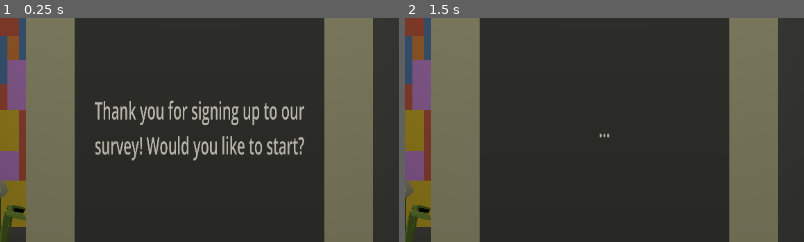
Above: before the commit, frames 1-2 (left to right).
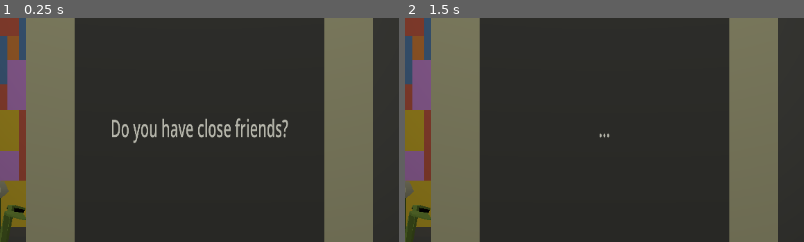
Above: after the commit, the same moments.

Repository: 69ShadesOfPeanut/Practice-Jam-3
Game: Godot game, scene res://Scenes/office.tscn
The game is run twice, just before and just after one commit, with the same random seed, the same clock (stepped at 60 frames per second) and the same inputs.
Inputs:
- Up to frame 1 (0.25 s): no input
- Up to frame 2 (1.5 s): click "Yes" at 0.5 s; tap Enter at 1.25 s
The pictures show only the part of the screen within x 25-75%, y 13-63%; the shares and areas given below are measured in that part.

The runs differ from the first frame. In frame 1, 5.1% of the frame differs, in the area x 23-77%, y 36-64%; in frame 2, nothing differs.

Commit message:
Question 10 event
Added event for question 10

Diff:
--- a/Scenes/office.tscn
+++ b/Scenes/office.tscn
@@ -35,6 +35,11 @@
 
 [node name="DirectionalLight3D" type="DirectionalLight3D" parent="."]
 visible = false
+
+[node name="3DAudio" type="AudioStreamPlayer3D" parent="."]
+unique_name_in_owner = true
+transform = Transform3D(1, 0, 0, 0, 1, 0, 0, 0, 1, 0.407545, 0.857933, 2.28105)
+unit_size = 0.8
 
 [node name="Level" type="Node3D" parent="."]
 
@@ -118,10 +123,11 @@
 grow_horizontal = 2
 grow_vertical = 0
 script = ExtResource("7_u6eov")
+CurrentQuestion = 8
 ButtonClickSound = ExtResource("9_a0b7e")
 KnockingSound = ExtResource("10_ilr6g")
 SwitchOff = ExtResource("11_24fp6")
-Questions = PackedStringArray("Thank you for signing up to our survey! Would you like to start?", "Are you happy today?", "Are you happy with your life?", "Are you happy with your living situation?", "Are you alert?", "Are you satisfied with your job?", "Do you fall asleep easily?", "Do you eat breakfast?", "Do you have close friends?", "Are you aware of where you are?", "Do you recognise the person behind you?")
+Questions = PackedStringArray("Thank you for signing up to our survey! Would you like to start? (Answering the survey in fullscreen is recommended)", "Are you happy today?", "Are you happy with your life?", "Are you happy with your living situation?", "Are you alert?", "Are you satisfied with your job?", "Do you fall asleep easily?", "Do you eat breakfast?", "Do you have close friends?", "Are you aware of where you are?", "Do you recognise the person behind you?", "End of playtest, please exit the game")
 
 [node name="Button" type="Button" parent="UI/Buttons"]
 layout_mode = 2
--- a/Scripts/Buttons.gd
+++ b/Scripts/Buttons.gd
@@ -2,10 +2,12 @@
 extends HBoxContainer
 
 # Vars
-var CurrentQuestion : int = 0
+@export var CurrentQuestion : int = 0
 # Stats
 var GoodScore : int
 var BadScore : int
+# Resources
+const OFFICE_DOOR_CLOSE_001 = preload("res://Sounds/Office Door Close-001.wav")
 # Exports
 @export var ButtonClickSound : Resource
 @export var KnockingSound : Resource
@@ -18,6 +20,7 @@
 @onready var Button2 : Button = get_node("Button2")
 @onready var ProgressBarNode : ProgressBar = ScreenNode.get_node("%ProgressBar")
 @onready var CeilingLight : OmniLight3D = get_node("%CeilingLight")
+@onready var Audio3D : AudioStreamPlayer3D = get_node("%3DAudio")
 
 
 # Sets the first question into motion
@@ -35,6 +38,8 @@
 		if Result == "No":
 			ScreenText.set_text("You have no free will")
 			await get_tree().create_timer(0.2).timeout
+	elif  CurrentQuestion == 10:
+		await Question10Event()
 	else:
 		if Result == "Yes":
 			GoodScore += 1
@@ -51,7 +56,7 @@
 	Button2.disabled = true
 
 	# Check question for events
-	await QuestionCheck()
+	await QuestionCheck(Result)
 
 	CurrentQuestion += 1
 	NextQuestion()
@@ -76,7 +81,7 @@
 	Button2.disabled = false
 
 # Checks question for if there should be an event
-func QuestionCheck():
+func QuestionCheck(Result):
 	match CurrentQuestion:
 		4:
 			print("Question 4 event triggered")
@@ -93,3 +98,20 @@
 			await get_tree().create_timer(3).timeout
 			show()
 			CeilingLight.show()
+		10:
+			# IDEAS: Play door opening and footsteps behind player
+			# If the player says yes flash "Don't lie to me" on screen
+			print("Question 10 event triggered")
+			if Result == "Yes":
+				ScreenText.set_text("...")
+				await get_tree().create_timer(2).timeout
+				ScreenText.set_text("Don't lie to me...")
+				await get_tree().create_timer(0.3).timeout
+
+
+# Question 10 prechoice event
+func Question10Event():
+	print("Question 10 prechoice event")
+	await get_tree().create_timer(1).timeout
+	Audio3D.set_stream(OFFICE_DOOR_CLOSE_001)
+	Audio3D.play()
Not shown, added: Sounds/Office Door Close-001.wav.import
Not shown, added: Sounds/Office Door Close-001.wav
